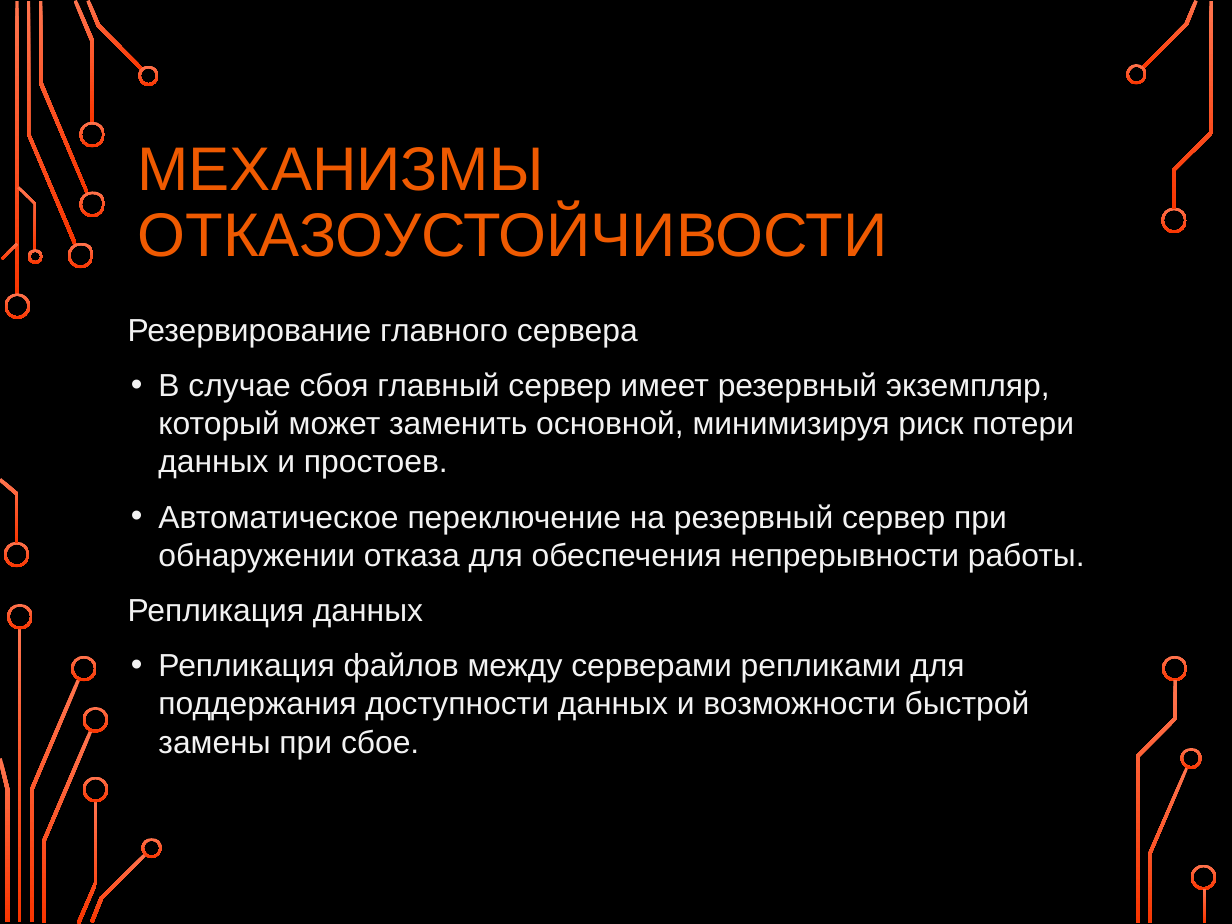
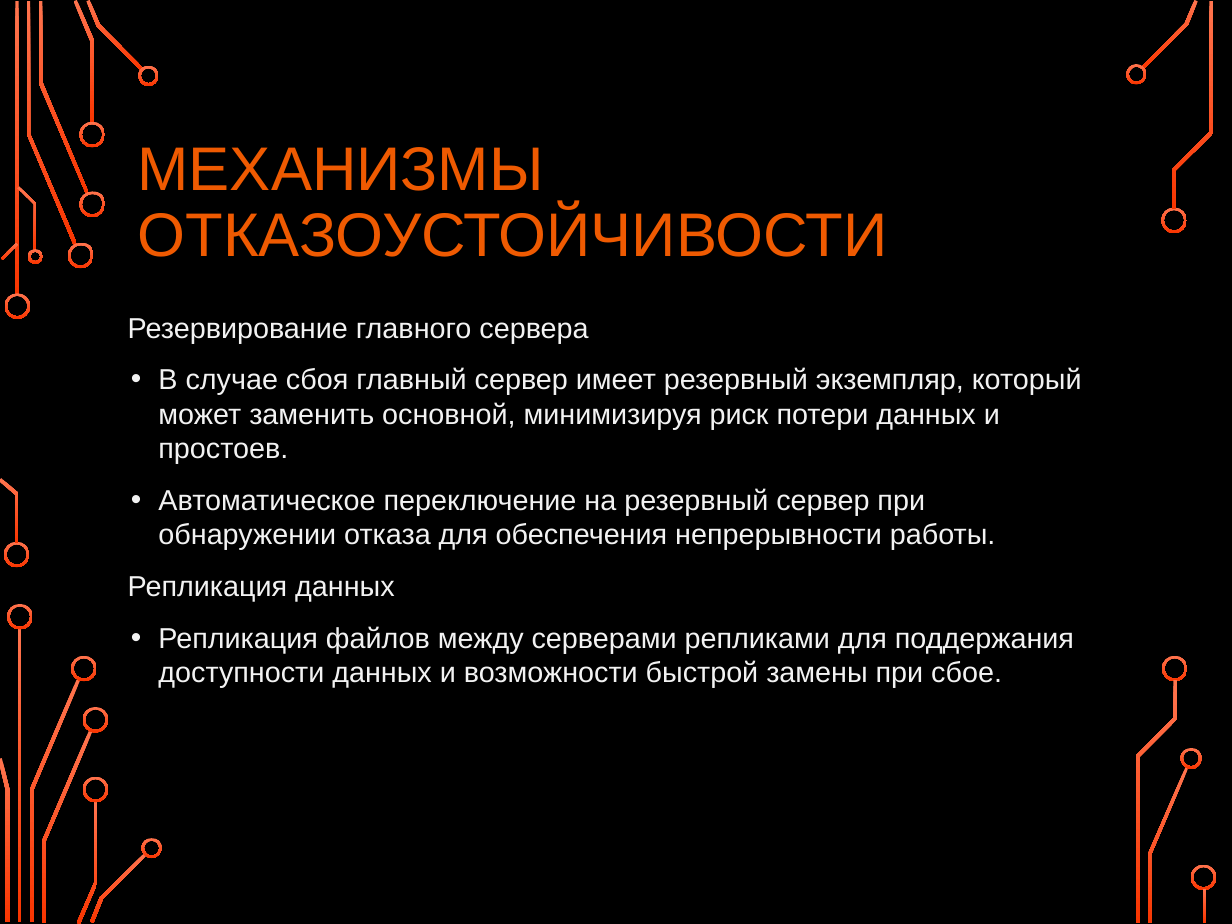
Before and after one commit to FraaaM/Distributed_file_system, a slide deck: slide 6 of DFS_presentation.pptx. Drawn at 1232x924 pixels with LibreOffice and Linux fonts; fonts in the diff are those of the drawing; background and template pictures are left out. Boxes give left, top, right and bottom in pixels: in the first picture for what was removed or moved away, otherwise in the second. Text is boxed around its words. In the diff, an @@ line names an element or a change of style, - is before the commit and + after.

```diff
--- a/DFS_presentation.pptx
+++ b/DFS_presentation.pptx
@@ text "Резервирование главного сервера" at (x1=128, y1=318, x2=1082, y2=688): size 18.6 to 16.8 pt @@
```
Also in this commit, not shown: 10 other slides changed, 55 other files.
